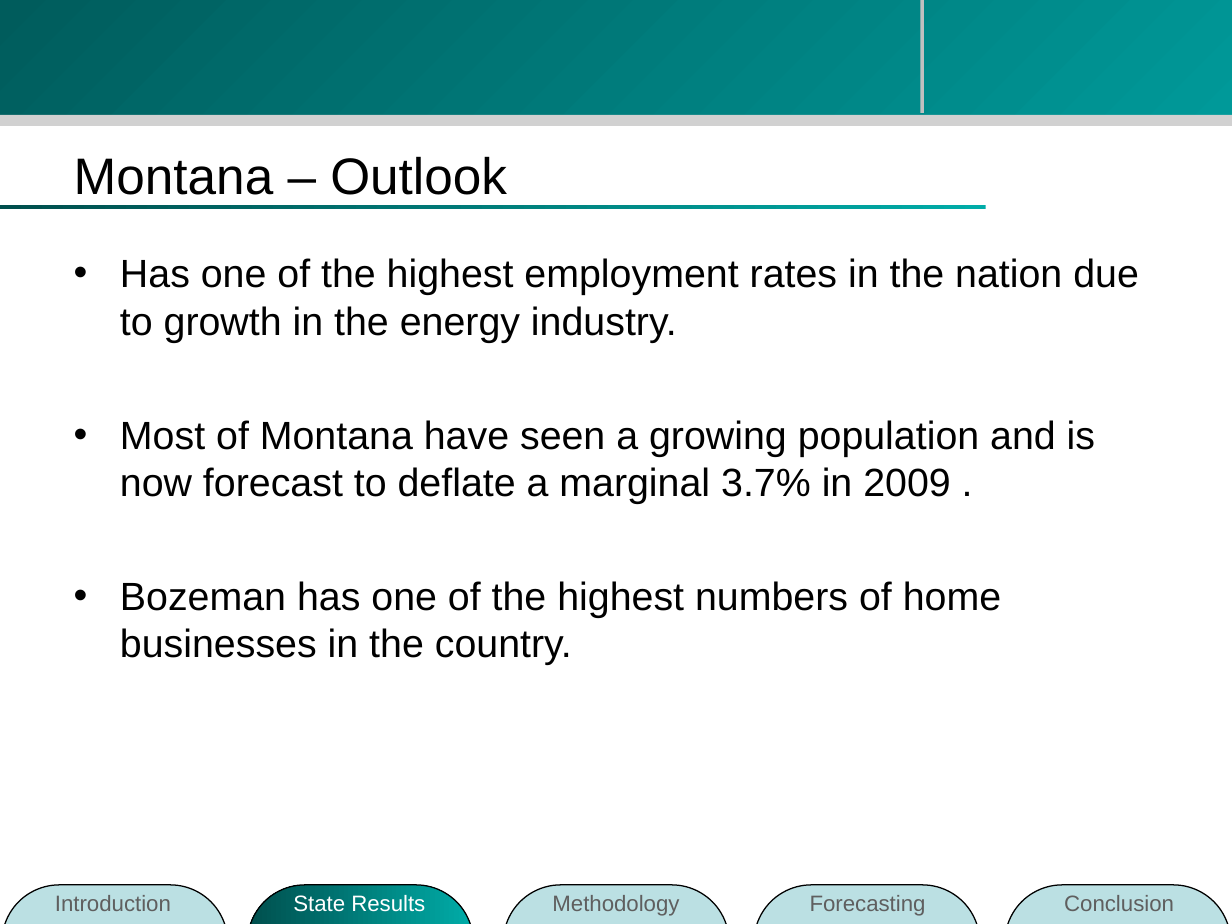
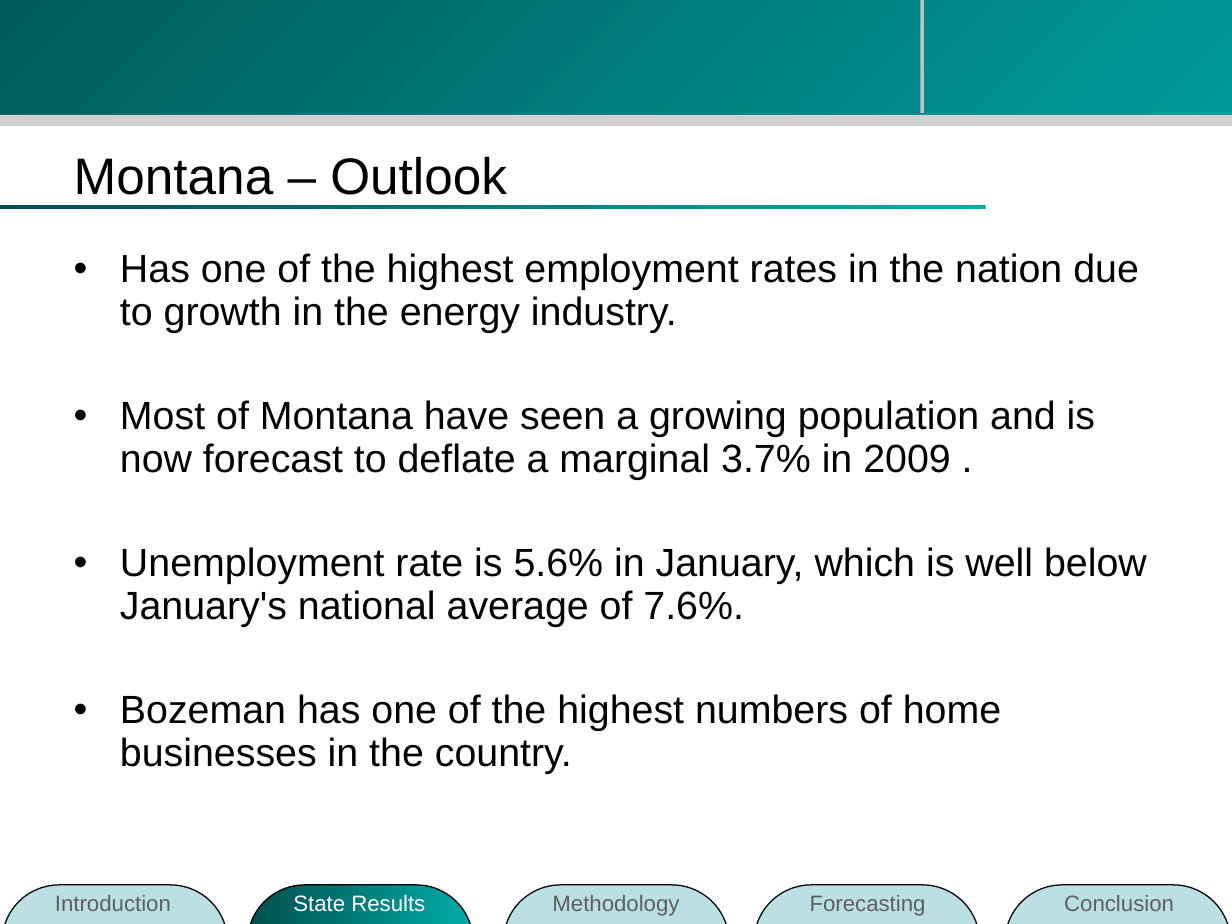
Before and after one commit to zhouzhenghui/svnrepository, a slide deck: slide 2 of SVNRepository/Presentation/mt.ppt. Drawn at 1232x924 pixels with LibreOffice and Linux fonts; fonts in the diff are those of the drawing; background and template pictures are left out. Boxes give left, top, right and bottom in pixels: in the first picture for what was removed or moved away, otherwise in the second. Text is boxed around its words. In the diff, an @@ line names an element or a change of style, - is before the commit and + after.

```diff
--- a/SVNRepository/Presentation/mt.ppt
+++ b/SVNRepository/Presentation/mt.ppt
@@ text at [120,253,1139,774]: line spacing 1 to 0.9 @@
@@ text at [120,547,1147,627]: paragraph added @@
+• Unemployment rate is 5.6% in January, which is well below January's national average of 7.6%.
```
